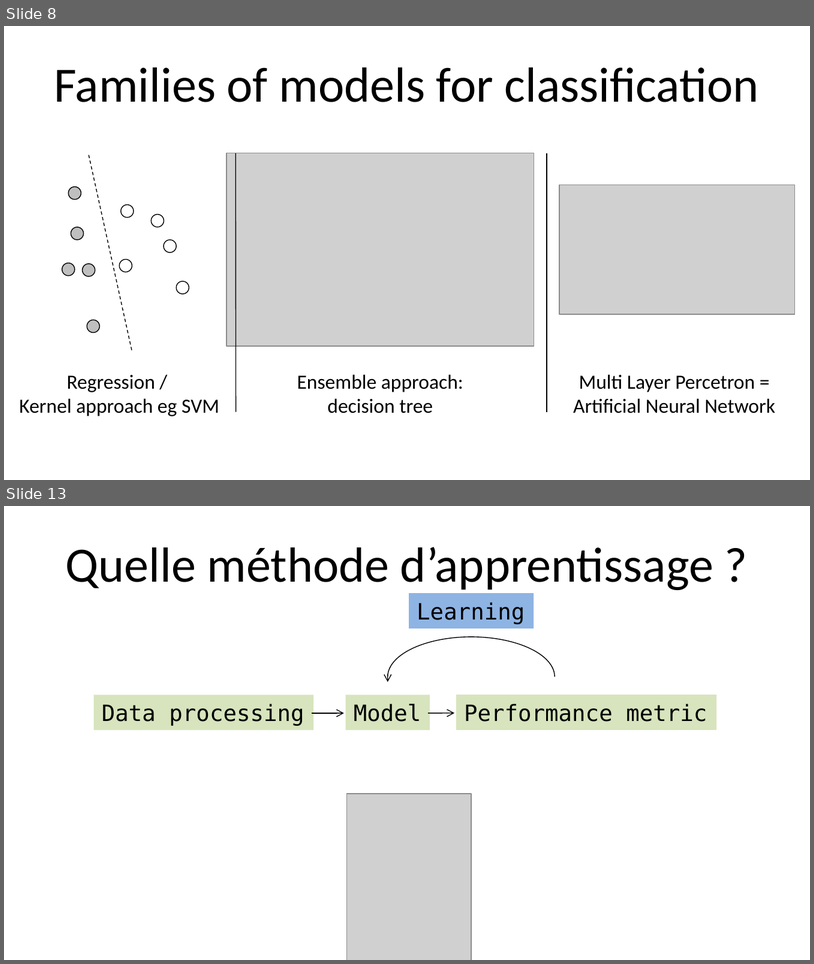
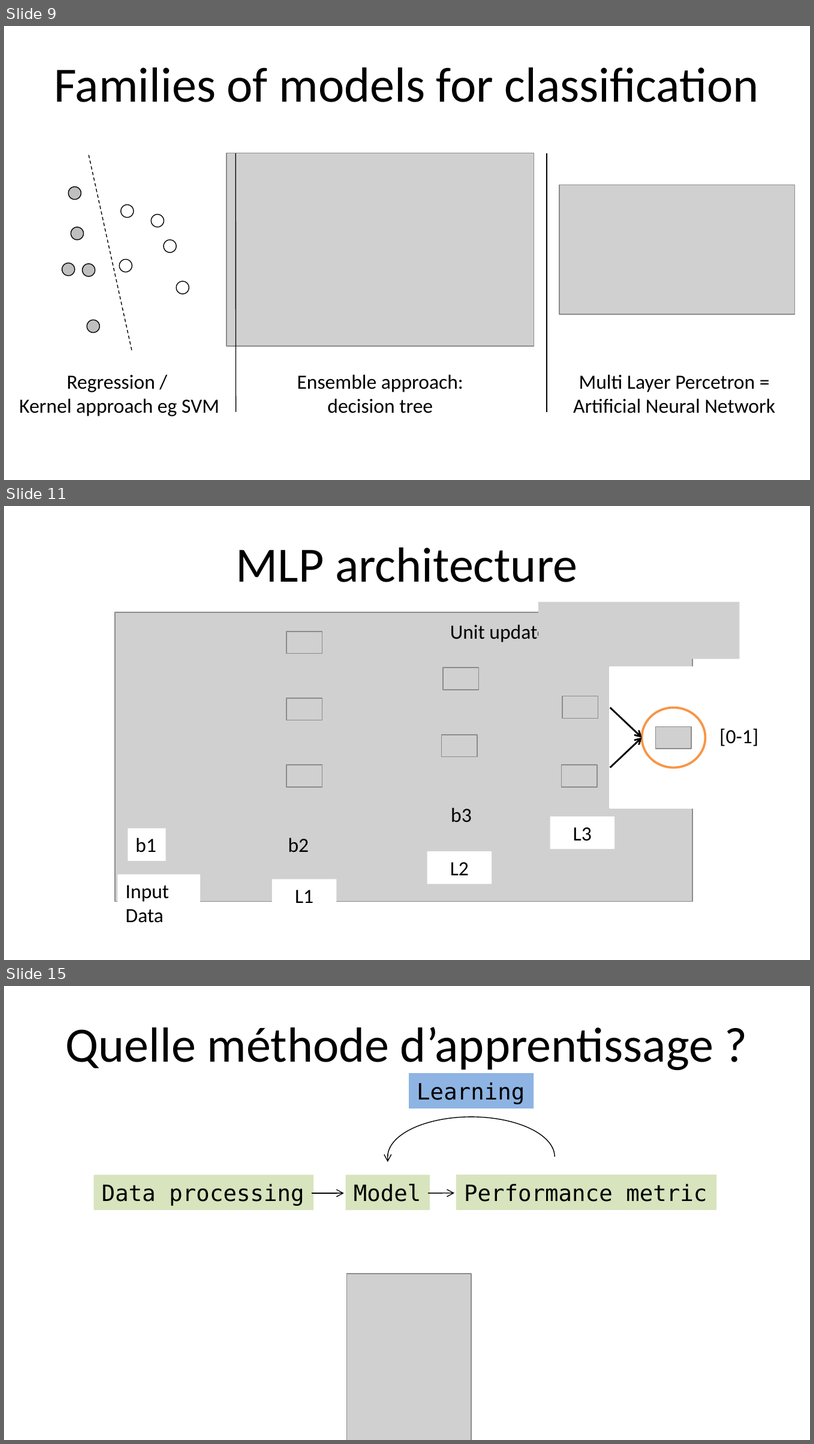
Before and after one commit to Monia234/IFSBM-bigdata, a slide deck: TP_IFSBM_module12/2020/labs/lab_2/TP_DL.pptx. Shown one above the other, each under a label of ours: slides 8 and 13 before the commit, slides 9, 11 and 15 after it; the slides between them are not shown. The pictures are 814x964 and 814x1444 pixels, drawn with LibreOffice and Linux fonts; fonts in the diff are those of the drawing; grey boxes stand for pictures. Boxes give left, top, right and bottom in pixels: in the first picture for what was removed or moved away, otherwise in the second. Text is boxed around its words. In the diff, an @@ line names an element or a change of style, - is before the commit and + after.

```diff
--- a/TP_IFSBM_module12/2020/labs/lab_2/TP_DL.pptx
+++ b/TP_IFSBM_module12/2020/labs/lab_2/TP_DL.pptx
@@ slide 11 added at [4,506,810,960], background #FFFFFF @@
@@ title added at [236,547,578,582], 44 pt, text #000000 @@
+MLP architecture
@@ picture added at [115,612,693,901] @@
@@ picture added at [539,602,740,659] @@
@@ picture added at [286,631,322,653] @@
@@ text added at [450,624,552,642], 18 pt, text #000000 @@
+Unit update:
@@ picture added at [443,667,479,689] @@
@@ rectangle added at [611,667,705,807], fill #FFFFFF, outline #FFFFFF 2 pt @@
@@ picture added at [286,698,322,720] @@
@@ picture added at [563,696,599,718] @@
@@ arrow added from (611, 708) to (642, 738), #000000 1.5 pt @@
@@ ellipse added at [642,708,705,767], fill #FFFFFF, outline #F79646 2 pt @@
@@ picture added at [442,734,477,756] @@
@@ arrow added from (611, 767) to (642, 738), #000000 1.5 pt @@
@@ picture added at [656,726,691,748] @@
@@ text added at [720,728,759,746], 18 pt, text #000000 @@
+[0-1]
@@ picture added at [286,765,322,787] @@
@@ picture added at [562,765,597,787] @@
@@ text added at [451,807,472,822], 18 pt, text #000000 @@
+b3
@@ rectangle added at [128,828,166,860], fill #FFFFFF, 18 pt, text #000000 @@
+b1
@@ rectangle added at [550,816,614,849], fill #FFFFFF, 18 pt, text #000000 @@
+L3
@@ text added at [288,837,309,852], 18 pt, text #000000 @@
+b2
@@ rectangle added at [428,851,492,883], fill #FFFFFF, 18 pt, text #000000 @@
+L2
@@ rectangle added at [118,874,200,931], fill #FFFFFF, 18 pt, text #000000 @@
+Input
+Data
@@ rectangle added at [273,879,337,911], fill #FFFFFF, 18 pt, text #000000 @@
+L1
@@ what was slide 8 is now slide 9 @@
@@ what was slide 13 is now slide 15 @@
```
Also in this commit, not shown: 1 slide changed, 7 other slides added, 5 slides removed, 1 other file.
